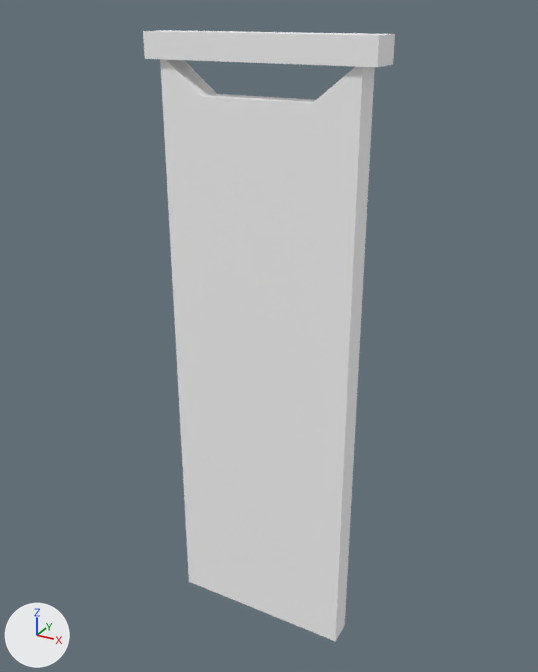
An edit to the glTF model assets/synty/simple_fantasy_interiors/models/SM_Prop_Banner_Small_04.glb, drawn before and after from the same camera.
Rendered twice from a 50 mm camera at (0.0132, -0.0234, 0.0254) aimed at (0.0, 0.0005, 0.0134). Arrows for +X, +Y and +Z are at lower left; the lights stay in place.

Names of what the first picture shows: 'SM_Prop_Banner_Small_04'.
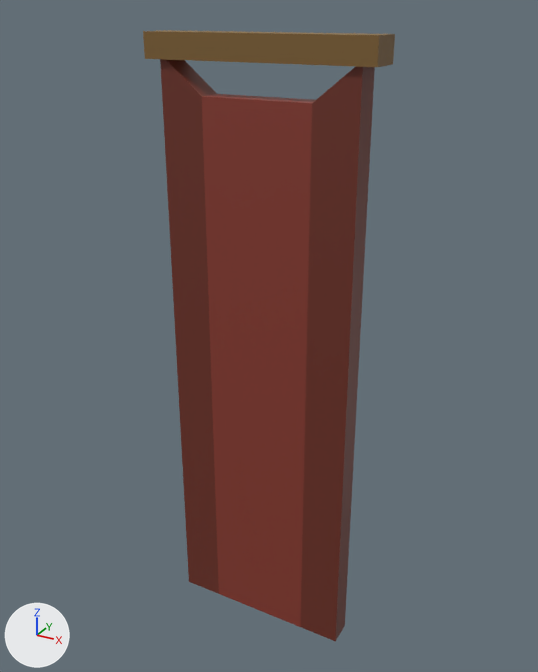
Patch to the scene script:
```diff
--- a/assets/synty/simple_fantasy_interiors/models/SM_Prop_Banner_Small_04.glb.py
+++ b/assets/synty/simple_fantasy_interiors/models/SM_Prop_Banner_Small_04.glb.py
@@ img_simplefantasyinteriorstexture @@
+img_simplefantasyinteriorstexture = load_image('SimpleFantasyInteriorsTexture', '_unpacked/SimpleFantasyInteriorsTexture', 1024, 1024, 'sRGB')
@@ mat_lambert1 @@
 mat_lambert1 = principled_material('lambert1')
-mat_lambert1.base_color = (1.0, 1.0, 1.0)  # white #ffffff
+mat_lambert1.texture = img_simplefantasyinteriorstexture
 mat_lambert1.roughness = 0.553
```

Location of each change, (x1, y1, x2, y2) in pixels of the pictures (538 x 672 px):
'SM_Prop_Banner_Small_04', surface changed (grey to red): (143, 30, 395, 641) in both
